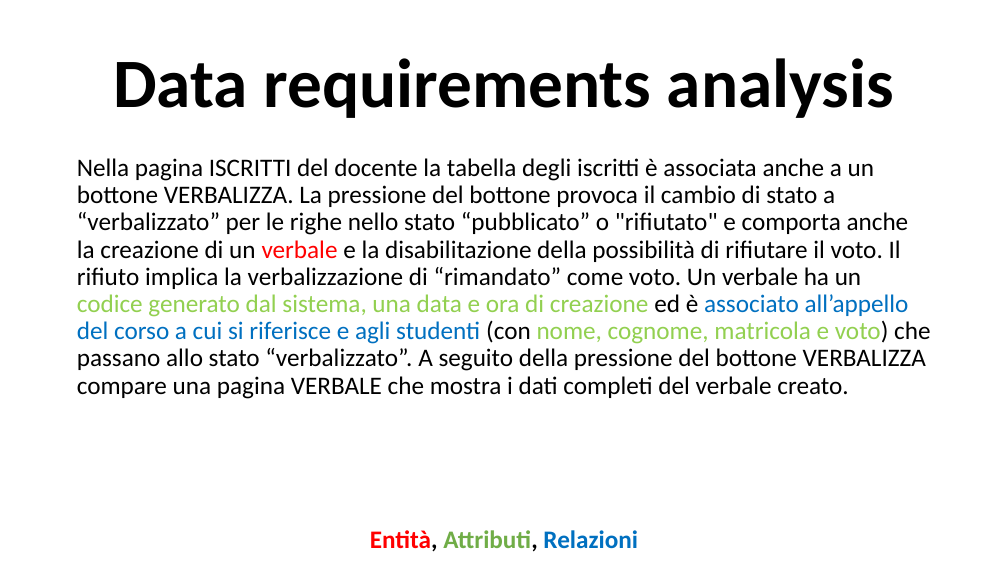
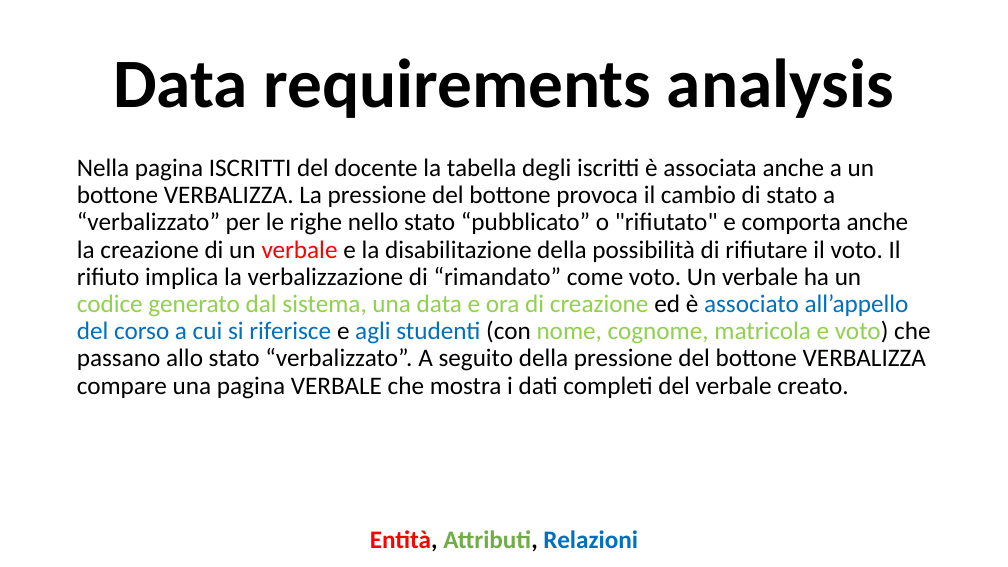
Before and after one commit to LucaTosetti01/ProgettoTIW, a slide deck: slide 9 of PresentazioneProgetto.pptx. Drawn at 1008x567 pixels with LibreOffice and Linux fonts; fonts in the diff are those of the drawing. Boxes give left, top, right and bottom in pixels: in the first picture for what was removed or moved away, otherwise in the second. Text is boxed around its words. In the diff, an @@ line names an element or a change of style, - is before the commit and + after.

```diff
--- a/PresentazioneProgetto.pptx
+++ b/PresentazioneProgetto.pptx
@@ text "Nella pagina ISCRITTI del docente ..." at [77, 158, 930, 399]: text colour #0070C0 to #000000 in "e" @@
```
Also in this commit, not shown: 6 other slides changed, 6 slides added, 4 other files.
